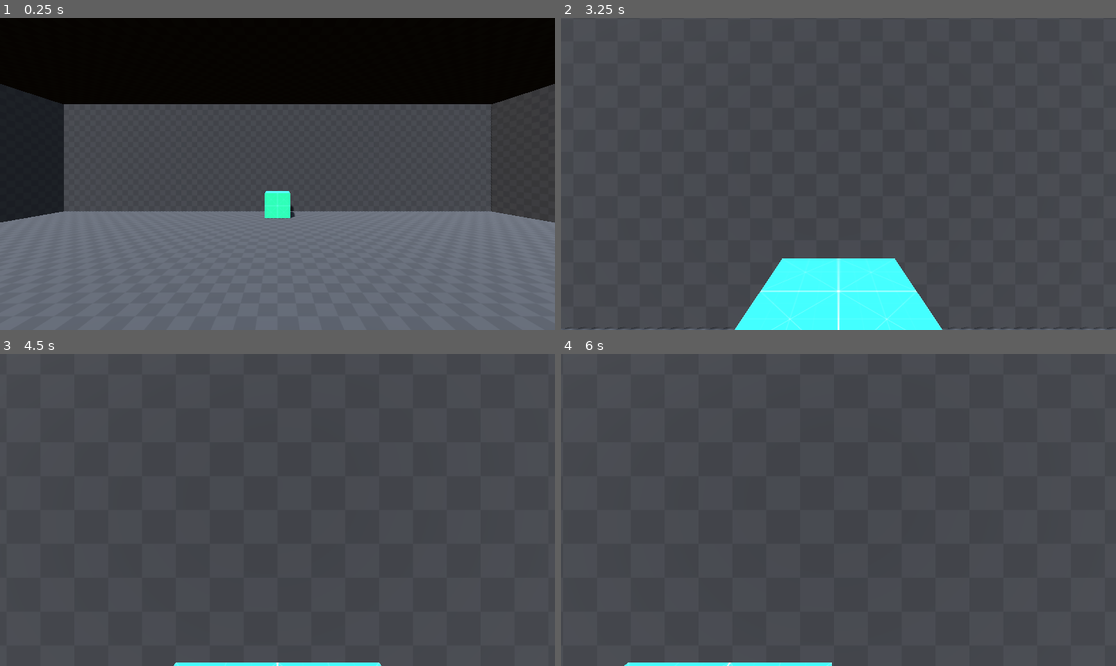
Above: before the commit, frames 1-4 (two rows, left to right).
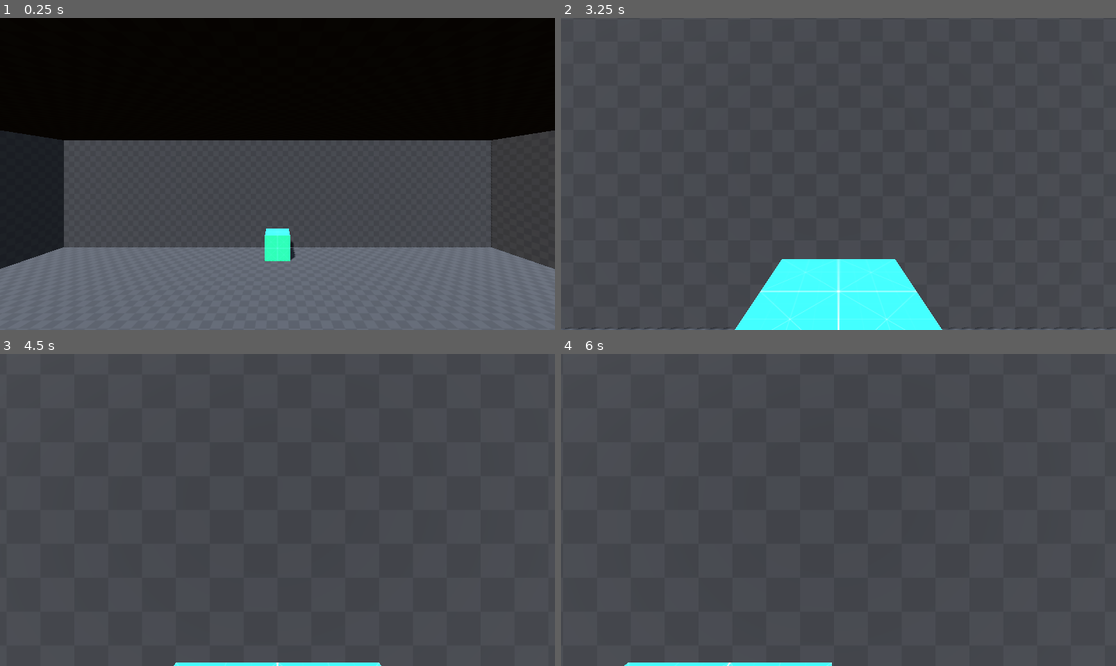
Above: after the commit, the same moments.

Repository: grandeisa/cover-jam
Game: Godot game, scene res://scenes/test_house_scene.tscn
Two runs of this game, one before a commit and one after it. Both use one fixed random seed, a clock stepped at 60 frames per second and the inputs below.
Inputs:
- Up to frame 1 (0.25 s): no input
- Up to frame 2 (3.25 s): hold W (p_forward) from 0.53 s (still down)
- Up to frame 3 (4.5 s): keep holding W (p_forward); tap Enter at 4.25 s
- Up to frame 4 (6 s): tap Space at 5 s; tap Enter at 5.75 s; release W (p_forward) at 5.78 s; hold D (p_right) from 5.78 s (still down)

The runs differ from the first frame. In frame 1, 24% of the frame differs, in the area x 0-100%, y 21-81%; in frame 2, less than 0.1%; in frame 3, less than 0.1%; in frame 4, less than 0.1%.

Commit message:
Fix player gravity

Diff:
--- a/scenes/test_house_scene.tscn
+++ b/scenes/test_house_scene.tscn
@@ -5,6 +5,7 @@
 [ext_resource type="Script" uid="uid://d4g5wepx3eq6x" path="res://scripts/player/character_controller.gd" id="3_nx7rw"]
 [ext_resource type="Script" uid="uid://cwkkgxid651cg" path="res://scripts/player/interaction_controller.gd" id="4_stiys"]
 [ext_resource type="Material" uid="uid://d0gufglqtpund" path="res://materials/placeholder/kenney_prototype-textures/green/texture_05.tres" id="4_wnewh"]
+[ext_resource type="Script" uid="uid://cyltasfew5sr3" path="res://scripts/interactable.gd" id="6_j48ya"]
 
 [sub_resource type="ProceduralSkyMaterial" id="ProceduralSkyMaterial_gs56k"]
 sky_horizon_color = Color(0.66224277, 0.6717428, 0.6867428, 1)
@@ -39,7 +40,7 @@
 material = ExtResource("1_gs56k")
 
 [node name="Player" type="CharacterBody3D" parent="." unique_id=374007213]
-transform = Transform3D(1, 0, 0, 0, 1, 0, 0, 0, 1, 0, 1, 0)
+transform = Transform3D(1, 0, 0, 0, 1, 0, 0, 0, 1, 0, 3, 0)
 
 [node name="CollisionShape3D" type="CollisionShape3D" parent="Player" unique_id=1495215205]
 shape = SubResource("CapsuleShape3D_gs56k")
@@ -73,3 +74,4 @@
 material_override = ExtResource("4_wnewh")
 use_collision = true
 collision_layer = 3
+script = ExtResource("6_j48ya")
--- a/scripts/player/character_controller.gd
+++ b/scripts/player/character_controller.gd
@@ -2,8 +2,7 @@
 ## This node makes the character move with constant velocity.
 class_name CharacterController extends Node
 
-## Project gravity, defined at node instatiation.
-var _gravity: float = Input.get_gravity().y
+const GRAVITY: float = 9.8
 
 ## [CharacterBody3D] to be controlled. (Preferably a parent to this node)
 @export var _body: CharacterBody3D
@@ -23,7 +22,7 @@
 	movement_velocity += _body.basis.z * movement_input.y
 
 	if not _body.is_on_floor():
-		_body.velocity.y += _gravity
+		_body.velocity.y -= GRAVITY * delta
 
 	_body.velocity = Vector3(
 		movement_velocity.x,
--- a/scripts/player/interaction_controller.gd
+++ b/scripts/player/interaction_controller.gd
@@ -15,8 +15,8 @@
 
 
 func _detect_interactable() -> void:
-	var detected_object: Node3D = _detector_ray.get_collider()
+	var detected_object = _detector_ray.get_collider()
 
-	if not detected_object: return
+	if detected_object is not Interactable: return
 
 	print("Detected object")
